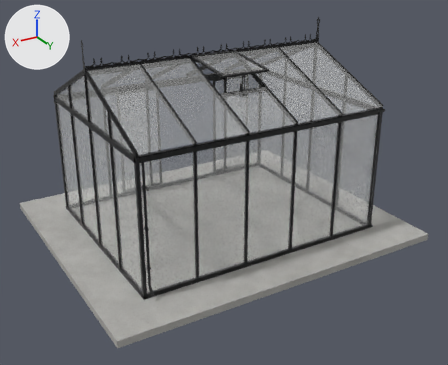
Before and after pictures for a commit that changed the glTF model models/scandiglas/sg-rect-10-2-12-7-decor.glb.
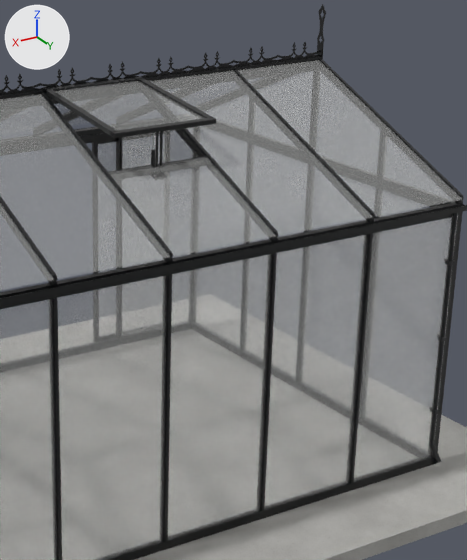
Old and new are each drawn whole from a 50 mm lens placed at (4.52, 10.05, 4.51), pointed at (0.01, 2.54, 0.75) and again close up on the part from 38% to 86% of the width and 4% to 75% of the height. The lights are fixed; the arrows at upper left show +X, +Y and +Z. The first two pictures are the older version. Vertices at exactly the same position are counted once.

The first close-up shows 'scandiglas-rect-10-2-12-7-decor'.
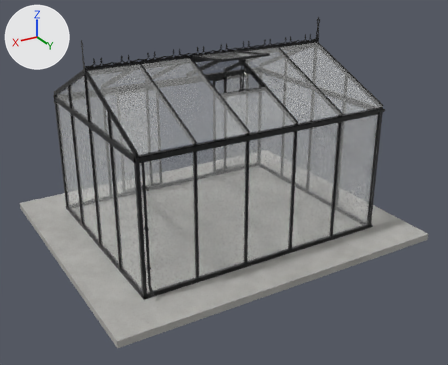
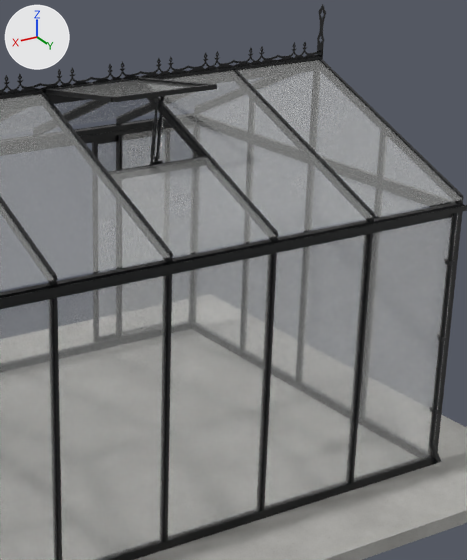
What changed in the scene script:
```text
Change me_scandiglas:
    used by ob_scandiglas_rect_10_2_12_7_decor; location = (0.0, 0.0, 0.0)
    remove me_scandiglas.from_pydata(...)  # 18757 vertices, 36452 faces; spans x -2.56..2.56, y 0.0..4.38, z -0.1..3.04
    add me_scandiglas.from_pydata(...)  # 26552 vertices, 51595 faces; spans x -2.56..2.56, y 0.0..4.38, z -0.1..3.04
    me_scandiglas part 1: the loose piece of 131 vertices spanning x 0.03..0.05, y 3.01..3.05, z 2.24..2.51 is turned -6.2 degrees about the x axis through its middle and scaled by 1.48, then moved by (-0.04, -0.05, 0.16)
    me_scandiglas part 2: the loose piece of 48 vertices spanning x -0.37..0.37, y 3.07..3.11, z 2.54..2.57 is moved by (0.0, 0.0, 0.21)
    me_scandiglas part 3: the loose piece of 24 vertices spanning x -0.02..-0.01, y 3.02..3.04, z 2.21..2.52 is scaled about its middle by (-1, 1.27, 0.12), then moved by (-0.01, -0.05, -0.07)
    me_scandiglas part 4: the loose piece of 24 vertices spanning x 0.01..0.02, y 3.02..3.04, z 2.21..2.52 is scaled about its middle by (-1, 1.27, 0.12), then moved by (0.01, -0.05, -0.07)
    me_scandiglas part 5: the loose piece of 24 vertices spanning x -0.33..0.33, y 2.25..3.07, z 2.55..2.66 is multiplied about its middle by the matrix ((0.0, -0.005, -0.039), (0.039, 0.005, -0.001), (0.005, -0.038, 0.005)), then moved by (0.02, 0.37, 0.12), in mat_powder
    me_scandiglas part 6: the loose piece of 24 vertices spanning x 0.01..0.02, y 3.02..3.04, z 2.21..2.52 is copied, and the copy is turned -6.2 degrees about the x axis through its middle and scaled by 1.37, then moved by (0.0, -0.03, 0.15); it spans x 0.02, y 2.97..3.04, z 2.3..2.72
    me_scandiglas part 7: the loose piece of 24 vertices spanning x -0.02..-0.01, y 3.02..3.04, z 2.21..2.52 is copied, and the copy is turned -6.2 degrees about the x axis through its middle and scaled by 1.21, then moved by (0.02, 0.0, 0.15); it spans x 0.0, y 3.0..3.07, z 2.32..2.69
    me_scandiglas part 8: the loose piece of 24 vertices spanning x -0.33..0.33, y 2.25..3.07, z 2.55..2.66 is copied, and the copy is scaled about its middle by (1, 1, -0.988), then moved by (0.0, 0.0, 0.11); it spans x -0.33..0.33, y 2.24..3.07, z 2.66..2.77
    me_scandiglas part 9: 25 vertices moved within x -0.39..1.55, y 2.19..3.05, z 2.51..2.71; 120 vertices removed from x -0.37..0.37, y 2.2..3.09, z 2.51..2.68; 7473 vertices added at x -0.37..0.37, y 2.2..3.09, z 2.35..2.78
    other edits to the shape of me_scandiglas do not show in these pictures
```

What differs and where, as boxes (x1, y1, x2, y2) in the close-ups (467 x 560 px; the box of a moved part takes in the faces that stretch with it):
part 1 of me_scandiglas, moved or reshaped
    before: (151, 134, 156, 167)
    after: (150, 118, 158, 159)
part 2 of me_scandiglas, moved or reshaped
    before: (111, 117, 216, 138)
    after: (111, 84, 217, 102)
part 3 of me_scandiglas, moved or reshaped (not visible afterwards)
    before: (159, 132, 163, 166)
part 4 of me_scandiglas, moved or reshaped (not visible afterwards)
    before: (156, 132, 159, 166)
part 5 of me_scandiglas, moved or reshaped
    before: (55, 81, 204, 131)
    after: (155, 97, 159, 101)
part 6 of me_scandiglas, added
    after: (151, 101, 158, 162)
part 7 of me_scandiglas, added
    after: (156, 104, 163, 162)
part 8 of me_scandiglas, added
    after: (60, 80, 197, 96)
part 9 of me_scandiglas, reshaped
    before: (37, 72, 212, 137)
    after: (43, 77, 212, 158)
